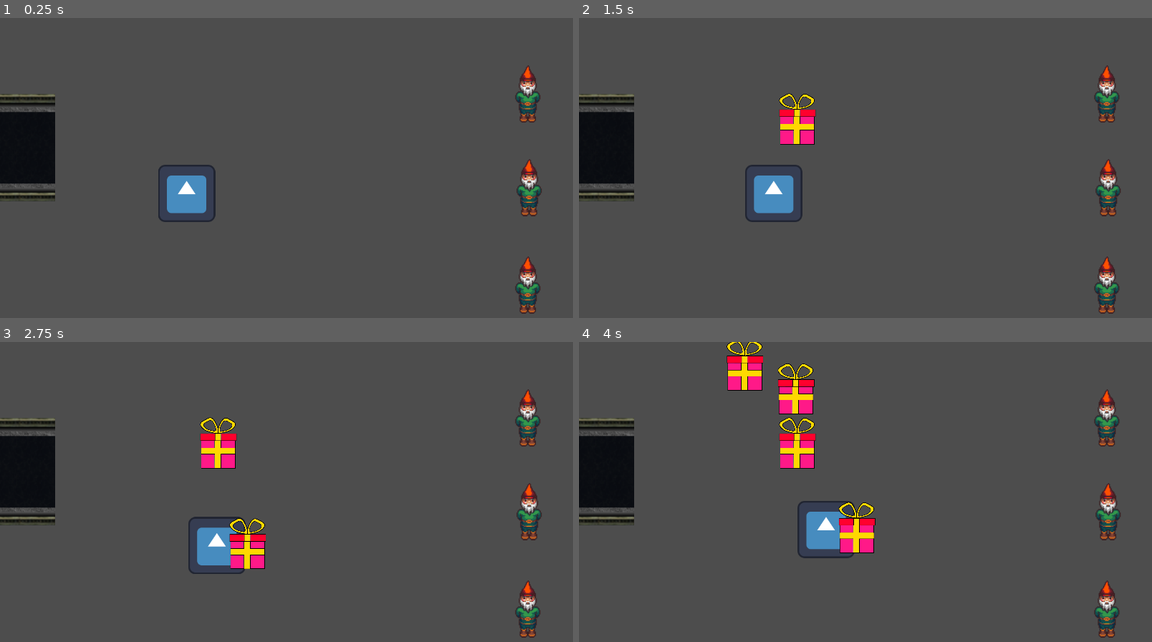
Above: before the commit, frames 1-4 (two rows, left to right).
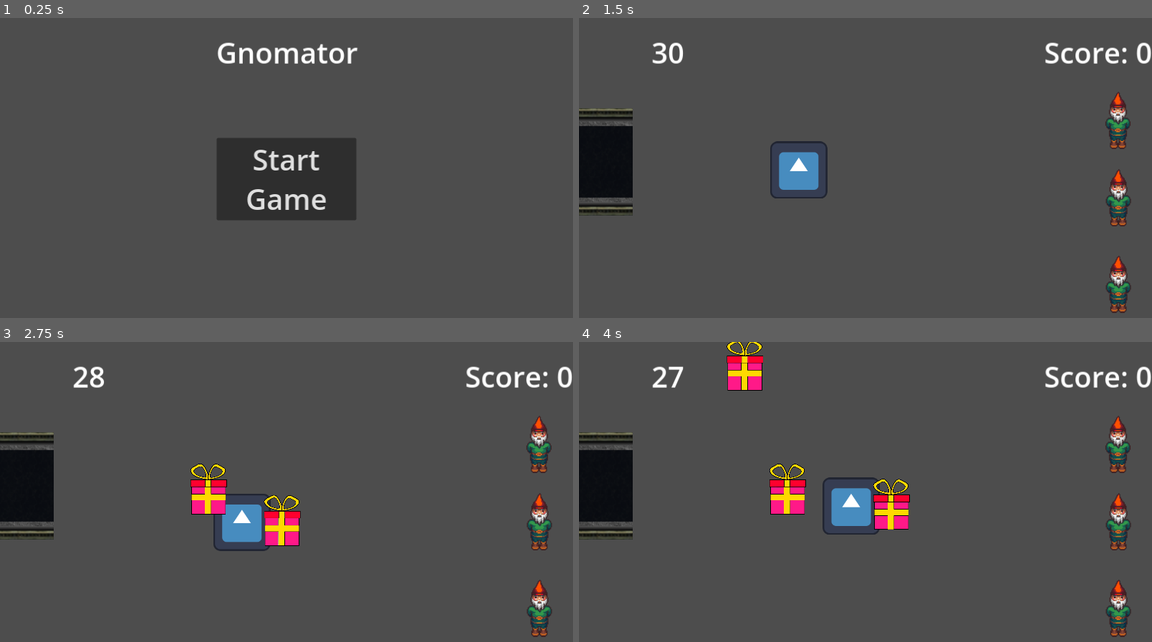
Above: after the commit, the same moments.

Repository: iwaduarte/gnomator
Game: Godot game, scene res://main.tscn
Same seed, same stepped clock (60 frames per second), same inputs: the game is played once before the commit and once after it. The engine's default icon, where the game draws it, is replaced by a stand-in: a white triangle on a blue panel in a dark square.
Inputs (mouse positions are in pixels of both pictures, inside the frame that each line leads up to):
- Up to frame 1 (0.25 s): no input
- Up to frame 2 (1.5 s): click (865, 180) at 0.5 s, where only the run after the commit has a clickable "Start Game"; tap Enter at 1.25 s; hold Right (ui_right) from 1.28 s (still down)
- Up to frame 3 (2.75 s): release Right (ui_right) at 2.03 s; hold Down (ui_down) from 2.03 s (still down)
- Up to frame 4 (4 s): release Down (ui_down) at 2.78 s; hold Right (ui_right) 2.78-3.53 s; hold Up (ui_up) from 3.53 s (still down)

The runs differ from the first frame. In frame 1, 13% of the frame differs, in the area x 0-95%, y 8-99%; in frame 2, 7.4%; in frame 3, 9.4%; in frame 4, 10%.

Commit message:
feat: add game updates and sprites

Diff:
--- /dev/null
+++ b/canvas_layer.gd
@@ -0,0 +1,20 @@
+extends CanvasLayer
+
+
+# Called when the node enters the scene tree for the first time.
+func _ready() -> void:
+	$TimeLeft.text = str(30)
+	$Score.text = "Score: 0"
+func update_score(score):
+	$Score.text = "Score: " + str(score)
+func update_countdown(time_left):
+	$TimeLeft.text = str(time_left)
+
+func start():
+	$Score.show()
+	$TimeLeft.show()
+	$StartGameButton.hide()
+	$Message.hide()
+# Called every frame. 'delta' is the elapsed time since the previous frame.
+func _process(delta: float) -> void:
+	pass
--- a/gift.gd
+++ b/gift.gd
@@ -3,8 +3,9 @@
 signal gift_collected
 signal gift_expired
 
-var PlayerPicked
-var picked = false
+static var PlayerPicked
+static var picked_id
+var has_picked = false
 var random_pos = 0
 var type
 
@@ -14,24 +15,32 @@
 
 # Called every frame. 'delta' is the elapsed time since the previous frame.
 func _process(delta: float) -> void:
-	if picked:
+	if has_picked:
 		position = PlayerPicked.global_position + Vector2(random_pos, 0)
 
 func constructor(init_type: String)->void:
 	type = init_type
 
-func _on_body_entered(body: Node2D) -> void:
+func _on_body_entered(body: CharacterBody2D) -> void:
+	if picked_id:
+		return
 	PlayerPicked = body
-	picked = true
+	has_picked = true
+	picked_id = get_instance_id()
+	print(picked_id)
 	random_pos = randi_range(50, 100)
 
 func _on_area_entered(area: Area2D) -> void:
 	if area.is_in_group("belt"):
+		if get_instance_id() == picked_id:
+			picked_id = null
 		queue_free()
 		gift_collected.emit(self)
 
 
+# increment difficulty
 func _on_timer_timeout() -> void:
-	print("Expired")
+	if picked_id == get_instance_id():
+		picked_id = null
 	gift_expired.emit()
 	queue_free()
--- a/main.gd
+++ b/main.gd
@@ -5,11 +5,21 @@
 var gift_count = 0
 var GIFT_STATUS = ["evil", "good", "neutral"]
 var score =0
+var time_left = 30
 
 
 # Called when the node enters the scene tree for the first time.
 func _ready() -> void:
 	screen_size = get_viewport().size
+	$CanvasLayer/Score.hide()
+	$CanvasLayer/TimeLeft.hide()
+	$Gnome.hide()
+	$Belt.hide()
+	$GnomeNPC.hide()
+	$GnomeNPC2.hide()
+	$GnomeNPC3.hide()
+	$CountDownTImer.wait_time = 1
+
 
 	pass # Replace with function body.
 
@@ -20,17 +30,20 @@
 	gift_count-=1
 
 func pick_gift(body):
+
 	if body.type == "good":
 		score +=1
 	elif body.type == "neutral":
 		print("Neutral")
 	elif body.type == "evil":
 		score -=5
+	gift_count-=1
+	$CanvasLayer.update_score(score)
 
-	gift_count-=1
-	score +=1
 
 func _on_gift_timer_timeout() -> void:
+	if (gift_count >= MAX_GIFTS):
+		return
 	var selected_evil_gnome = GIFT_STATUS[randi() % GIFT_STATUS.size()]
 	var gift = gift_scene.instantiate()
 	gift.constructor(selected_evil_gnome)
@@ -40,13 +53,29 @@
 	gift.position = Vector2(random_x, random_y)
 	gift.connect("gift_collected", pick_gift)
 	gift.connect("gift_expired", gift_expired)
-
-	if (gift_count < MAX_GIFTS):
-		add_child(gift)
-		gift_count+=1
+	add_child(gift)
+	gift_count+=1
 
 func _on_count_down_t_imer_timeout() -> void:
-	$GiftTimer.stop()
-	$Belt.hide()
-	$Gnome.hide()
-	print("Your score is", score)
+
+	if time_left > 0:
+		time_left -= 1  # Decrease the time by 1 second
+		$CanvasLayer.update_countdown(time_left)
+	if time_left == 0:
+		$CanvasLayer.update_countdown(time_left)
+		$Timer.stop()  # Stop the timer when it reaches 0
+		$GiftTimer.stop()
+		$Belt.hide()
+		$Gnome.hide()
+		print("Your score is", score)
+
+
+func _on_start_game_button_pressed() -> void:
+	$CanvasLayer.start()
+	$CountDownTImer.start()
+	$GiftTimer.start()
+	$Gnome.show()
+	$Belt.show()
+	$GnomeNPC.show()
+	$GnomeNPC2.show()
+	$GnomeNPC3.show()
--- a/main.tscn
+++ b/main.tscn
@@ -1,35 +1,94 @@
-[gd_scene load_steps=6 format=3 uid="uid://dv28rt7r84thv"]
+[gd_scene load_steps=7 format=3 uid="uid://dv28rt7r84thv"]
 
 [ext_resource type="Script" path="res://main.gd" id="1_mv604"]
 [ext_resource type="PackedScene" uid="uid://dpeictavutk3p" path="res://gift.tscn" id="2_7tkyn"]
 [ext_resource type="PackedScene" uid="uid://i2a7pw5ib42r" path="res://gnome.tscn" id="3_svu4t"]
 [ext_resource type="PackedScene" uid="uid://biygm1gurjy0c" path="res://gnome_npc.tscn" id="4_bnfqa"]
 [ext_resource type="PackedScene" uid="uid://bhe4l3jckesk3" path="res://belt.tscn" id="5_bv268"]
+[ext_resource type="Script" path="res://canvas_layer.gd" id="6_r44w0"]
 
 [node name="Main" type="Node2D"]
 script = ExtResource("1_mv604")
 gift_scene = ExtResource("2_7tkyn")
 
 [node name="GiftTimer" type="Timer" parent="."]
-autostart = true
 
 [node name="CountDownTImer" type="Timer" parent="."]
 wait_time = 15.0
 
 [node name="Gnome" parent="." instance=ExtResource("3_svu4t")]
-position = Vector2(417, 392)
+position = Vector2(473, 340)
 
 [node name="Belt" parent="." instance=ExtResource("5_bv268")]
-position = Vector2(3, 290)
+position = Vector2(0.338135, 321.468)
 
 [node name="GnomeNPC" parent="." instance=ExtResource("4_bnfqa")]
-position = Vector2(1179, 597)
+position = Vector2(1205, 595)
 
 [node name="GnomeNPC2" parent="." instance=ExtResource("4_bnfqa")]
-position = Vector2(1182, 379)
+position = Vector2(1205, 402)
 
 [node name="GnomeNPC3" parent="." instance=ExtResource("4_bnfqa")]
-position = Vector2(1179, 170)
+position = Vector2(1204, 229)
+
+[node name="CanvasLayer" type="CanvasLayer" parent="."]
+script = ExtResource("6_r44w0")
+
+[node name="Message" type="Label" parent="CanvasLayer"]
+anchors_preset = 5
+anchor_left = 0.5
+anchor_right = 0.5
+offset_left = -157.0
+offset_top = 33.0
+offset_right = 159.0
+offset_bottom = 121.0
+grow_horizontal = 2
+theme_override_font_sizes/font_size = 64
+text = "Gnomator"
+horizontal_alignment = 1
+vertical_alignment = 1
+
+[node name="StartGameButton" type="Button" parent="CanvasLayer"]
+anchors_preset = 8
+anchor_left = 0.5
+anchor_top = 0.5
+anchor_right = 0.5
+anchor_bottom = 0.5
+offset_left = -156.0
+offset_top = -92.0
+offset_right = 156.0
+offset_bottom = 92.0
+grow_horizontal = 2
+grow_vertical = 2
+theme_override_font_sizes/font_size = 64
+text = "Start Game"
+autowrap_mode = 2
+
+[node name="Score" type="Label" parent="CanvasLayer"]
+anchors_preset = 1
+anchor_left = 1.0
+anchor_right = 1.0
+offset_left = -240.0
+offset_top = 33.0
+offset_right = 1.0
+offset_bottom = 121.0
+grow_horizontal = 0
+size_flags_horizontal = 8
+theme_override_font_sizes/font_size = 64
+text = "Score: 0"
+horizontal_alignment = 1
+vertical_alignment = 1
+
+[node name="TimeLeft" type="Label" parent="CanvasLayer"]
+offset_left = 1.0
+offset_top = 33.0
+offset_right = 397.0
+offset_bottom = 121.0
+theme_override_font_sizes/font_size = 64
+text = "30 "
+horizontal_alignment = 1
+vertical_alignment = 1
 
 [connection signal="timeout" from="GiftTimer" to="." method="_on_gift_timer_timeout"]
 [connection signal="timeout" from="CountDownTImer" to="." method="_on_count_down_t_imer_timeout"]
+[connection signal="pressed" from="CanvasLayer/StartGameButton" to="." method="_on_start_game_button_pressed"]
Not shown, added: assets/real/FUMAÇA.png.import
Not shown, added: assets/real/FUNDO_CORREDOR.png.import
Not shown, added: assets/real/FUNDO_TEMPO.png.import
Not shown, added: assets/real/GAMEPLAY_EXEMPLO.png.import
Not shown, added: assets/real/Health_Indicator_Black_Outline (8 x 8).png.import
Not shown, added: assets/real/IHUHU.WAV.import
Binary file added: assets/real/LOGO.png
Not shown, added: assets/real/LOGO.png.import
Binary file added: assets/real/LOGO2.png
Not shown, added: assets/real/LOGO2.png.import
Not shown, added: assets/real/NEHWEHM.WAV.import
Not shown, added: assets/real/PAREDE.png.import
(and 76 more such lines)
